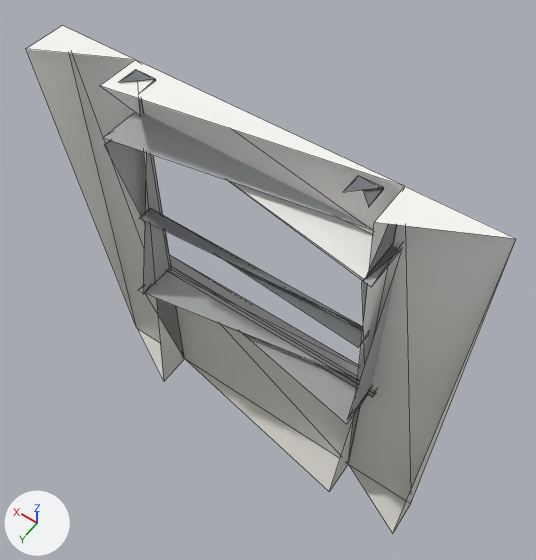
What one commit did to the glTF model models/kit/windowWall_concrete.glb.
Rendered twice from a 50 mm camera at (-1.26, 1.61, 3.96) aimed at (0.0, -0.16, 1.19). The lights are fixed; the arrows at lower left show +X, +Y and +Z. The picture after the commit comes second. Mesh edges are drawn as thin lines. Vertices at exactly the same position are counted once.

In view in the first picture: 'windowWall_concrete'.
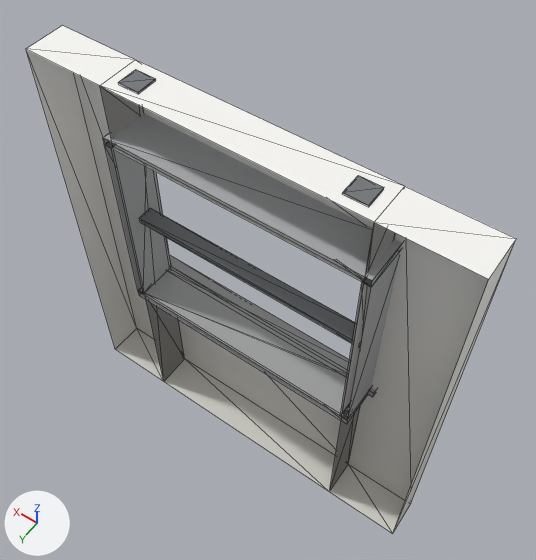
Boxes (x1, y1, x2, y2) around the edits, measured in the pictures (536 x 560 px):
part 1 of me_base, added: after (27, 49, 516, 533)

The change, as a list of edits to the scene's bpy script:
```text
Change me_base:
    used by ob_windowwall_concrete; location = (0.0, 0.0, 0.0)
    remove me_base.from_pydata(...)  # 66 vertices, 78 faces; spans x -1.0..1.0, y -0.17..0.11, z 0.0..2.21
    add me_base.from_pydata(...)  # 80 vertices, 128 faces; spans x -1.0..1.0, y -0.17..0.11, z 0.0..2.21
    me_base part 1
    14 vertices are added at x -1.0..1.0, y 0.04..0.11, z 0.0..2.21
    16 new faces join them, mat_concrete
    34 new faces join them, mat_steel
```
